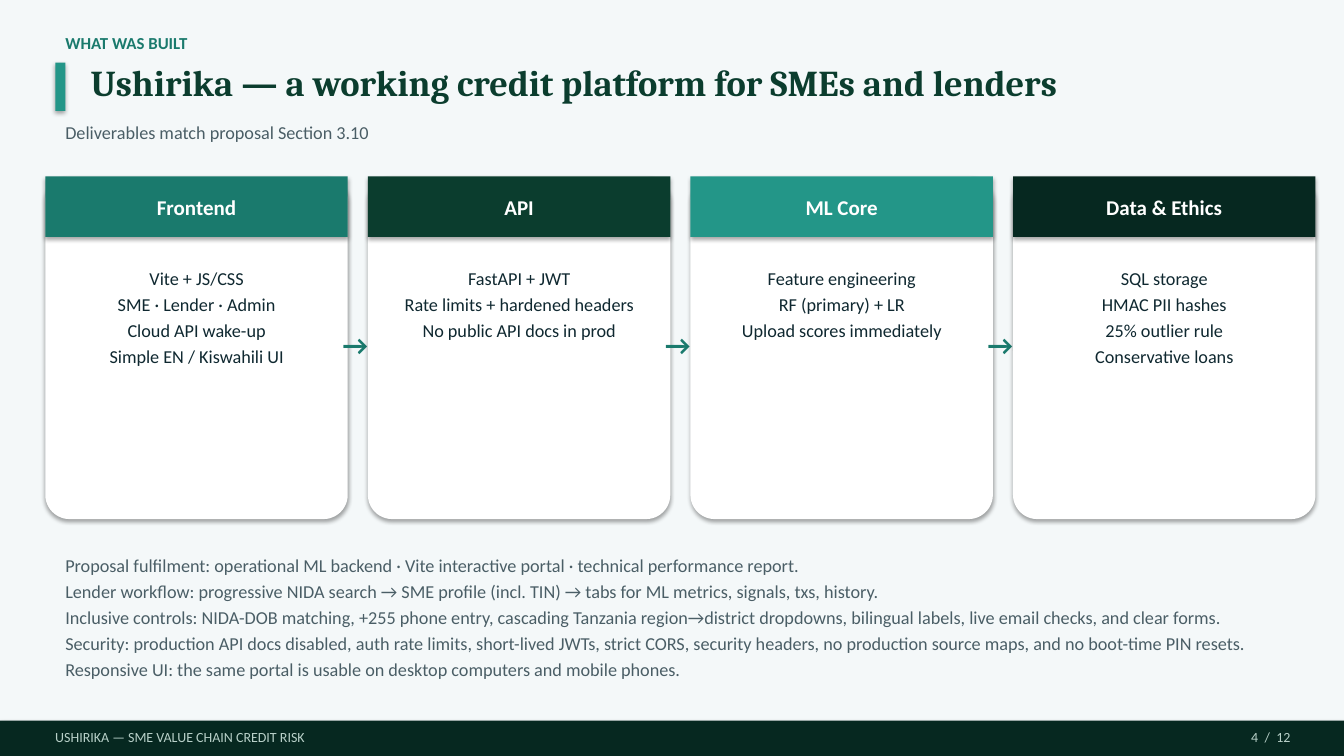
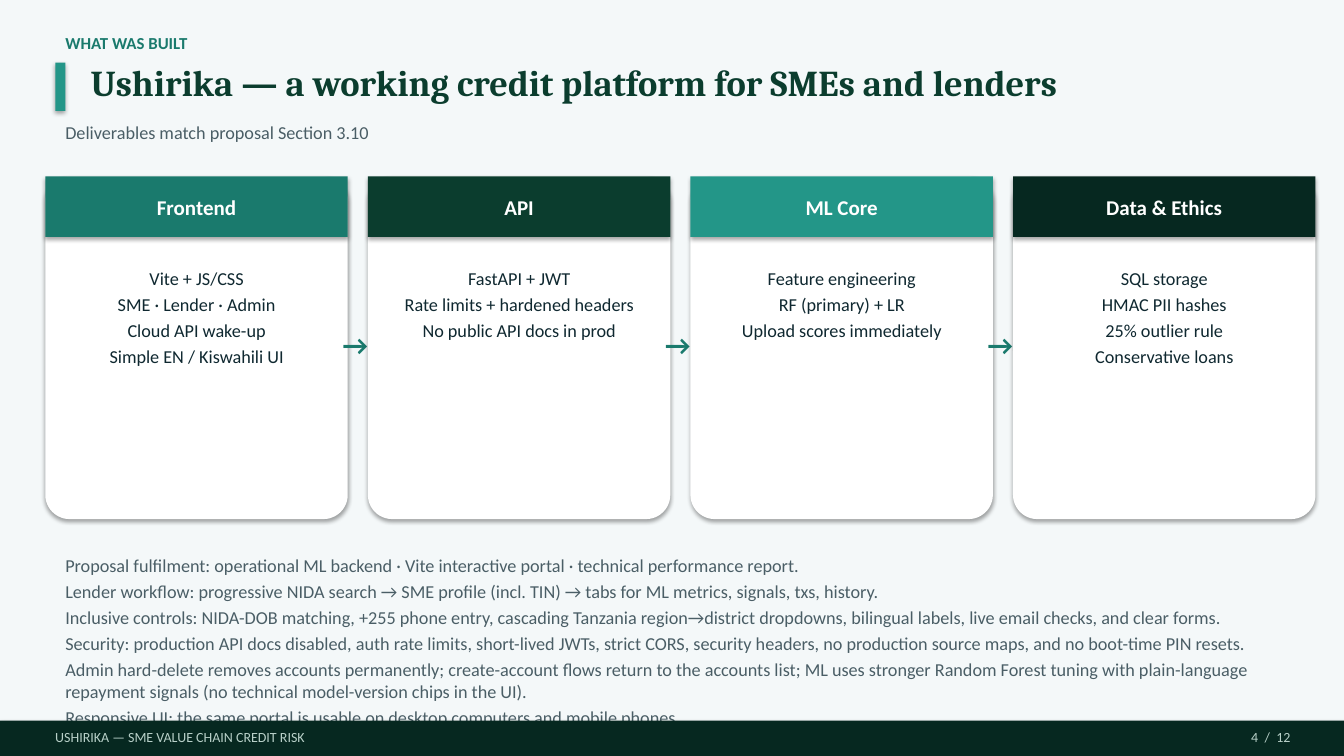
Before and after one commit to Dmmkuliku/ushirika-sme-credit, a slide deck: slide 4 of Presentation/Ushirika_Group15_Defence_Presentation.pptx. Drawn at 1344x756 pixels with LibreOffice and Linux fonts; fonts in the diff are those of the drawing. Boxes give left, top, right and bottom in pixels: in the first picture for what was removed or moved away, otherwise in the second. Text is boxed around its words. In the diff, an @@ line names an element or a change of style, - is before the commit and + after.

```diff
--- a/Presentation/Ushirika_Group15_Defence_Presentation.pptx
+++ b/Presentation/Ushirika_Group15_Defence_Presentation.pptx
@@ text at [65,663,1247,701]: paragraph added @@
+Admin hard-delete removes accounts permanently; create-account flows return to the accounts list; ML uses stronger Random Forest tuning with plain-language repayment signals (no technical model-version chips in the UI).
```
Also in this commit, not shown: 14 other files.
